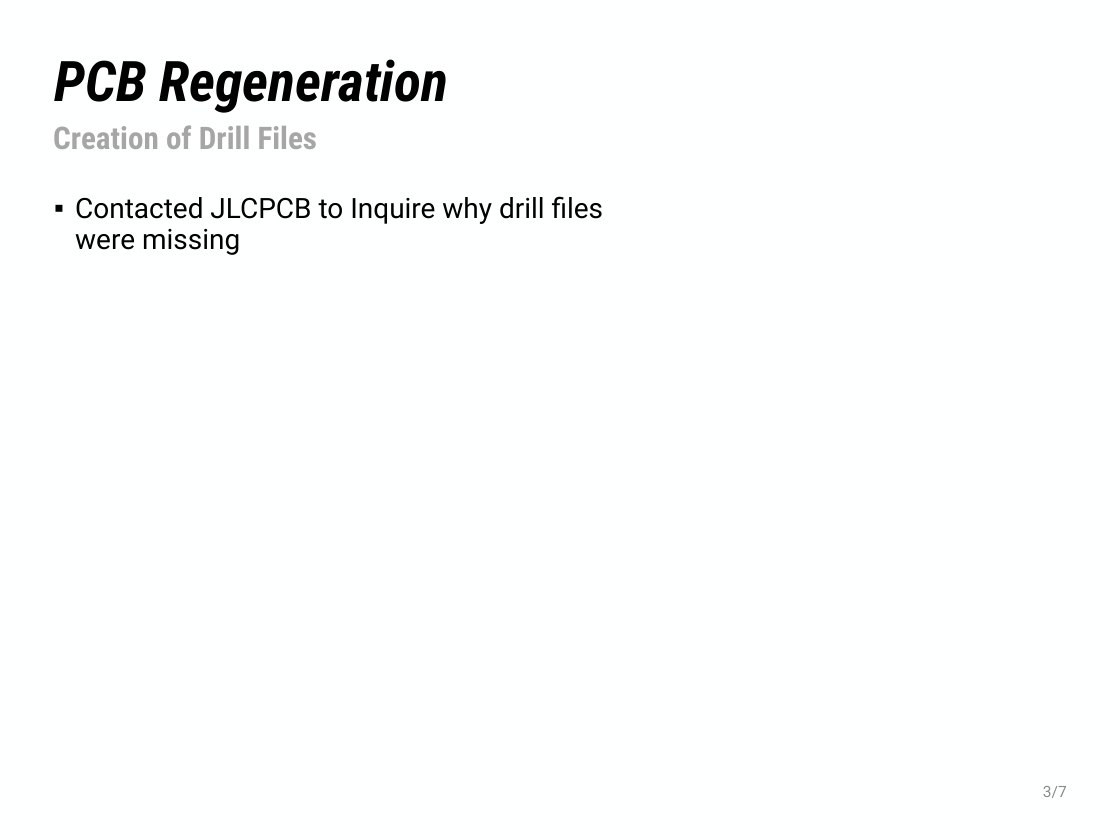
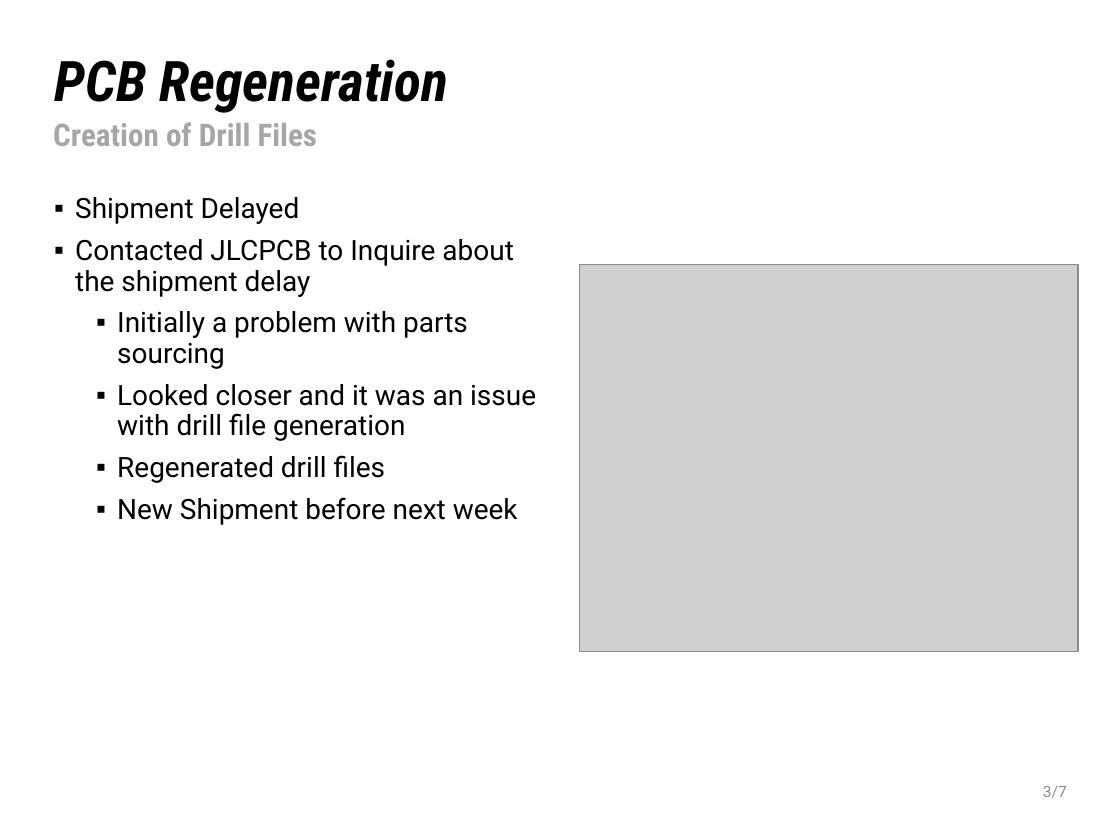
Before and after one commit to NHuang58/Biomedical_Device_PCB, a slide deck: slide 3 of Documentation/Slides/Week_16.pptx. Drawn at 1120x840 pixels with LibreOffice and Linux fonts; fonts in the diff are those of the drawing; grey boxes stand for pictures; background and template pictures are left out. Boxes give left, top, right and bottom in pixels: in the first picture for what was removed or moved away, otherwise in the second. Text is boxed around its words. In the diff, an @@ line names an element or a change of style, - is before the commit and + after.

```diff
--- a/Documentation/Slides/Week_16.pptx
+++ b/Documentation/Slides/Week_16.pptx
@@ text "Creation of Drill Files" at (53, 122, 318, 146): line spacing 0.9 to 0.8 @@
@@ text at (75, 197, 536, 525): text changed @@
-▪ Contacted JLCPCB to Inquire why drill files were missing
+▪ Shipment Delayed
+▪ Contacted JLCPCB to Inquire about the shipment delay
+    ▪ Initially a problem with parts sourcing
+    ▪ Looked closer and it was an issue with drill file generation
+    ▪ Regenerated drill files
+    ▪ New Shipment before next week
@@ picture added at (579, 264, 1077, 652) @@
```
Also in this commit, not shown: 3 other slides changed, 5 slides added, 1 slide removed, 5 other files.
